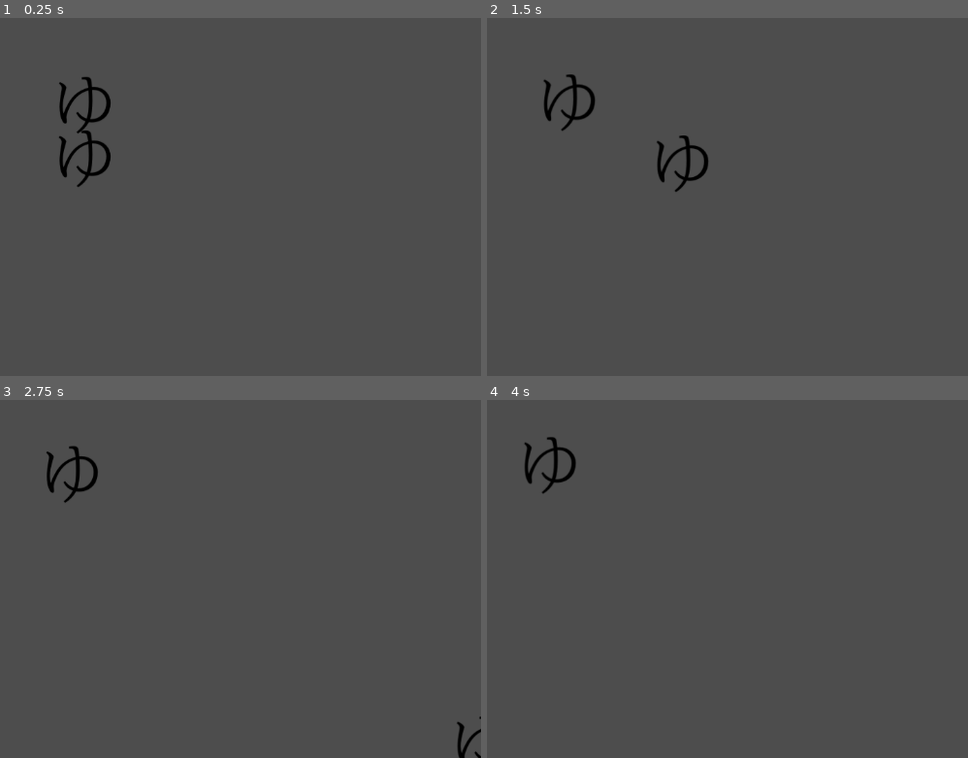
Above: before the commit, frames 1-4 (two rows, left to right).
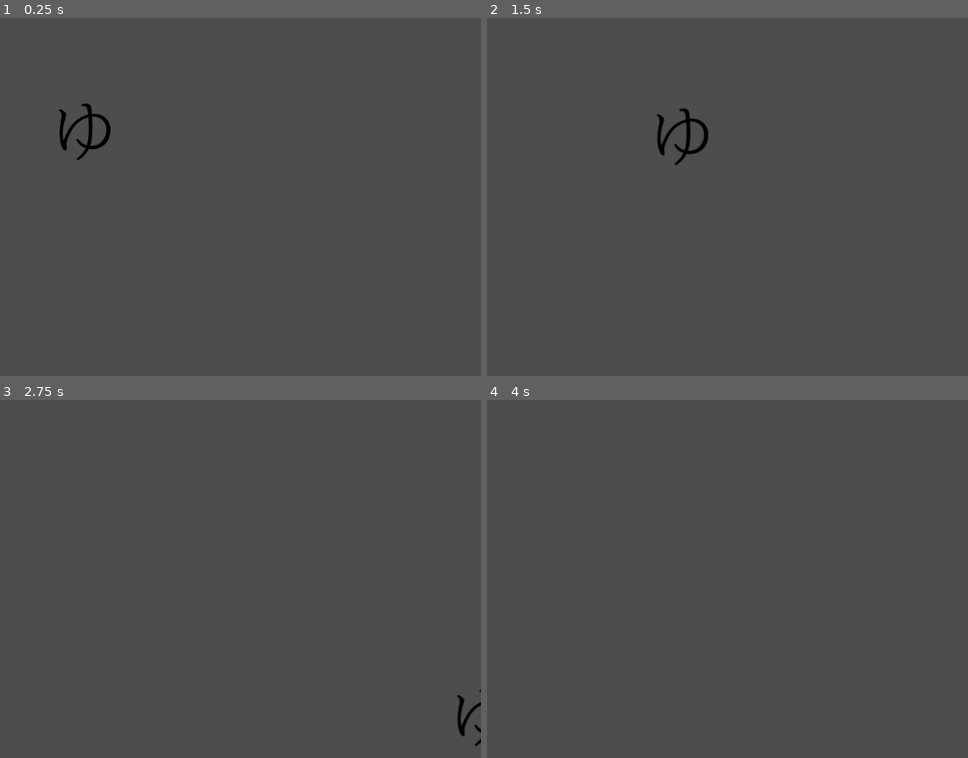
Above: after the commit, the same moments.

Repository: geometriccross/aquarium
Game: Godot game, scene res://tscn/main.tscn
Two runs of this game, one before a commit and one after it. Both use one fixed random seed, a clock stepped at 60 frames per second and the inputs below.
Inputs:
- Up to frame 1 (0.25 s): no input
- Up to frame 2 (1.5 s): tap Enter at 0.5 s; hold D 0.53-1.28 s; hold S from 1.28 s (still down)
- Up to frame 3 (2.75 s): release S at 2.03 s; hold D from 2.03 s (still down)
- Up to frame 4 (4 s): release D at 2.78 s; hold W 2.78-3.53 s; hold A from 3.53 s (still down)

The runs differ from the first frame. In frame 1, 1.1% of the frame differs, in the area x 12-23%, y 16-48%; in frame 2, 1.3%, in the area x 11-46%, y 15-49%; in frame 3, 0.8%; in frame 4, 0.5%.

Commit message:
魚のセンサー範囲を拡大

Diff:
--- a/tscn/fish.tscn
+++ b/tscn/fish.tscn
@@ -22,6 +22,15 @@
 [node name="front_sensor" parent="." instance=ExtResource("3_tvejb")]
 position = Vector2(48, 0)
 
+[node name="ray_top" parent="front_sensor" index="1"]
+target_position = Vector2(120, 0)
+
+[node name="ray_mid" parent="front_sensor" index="2"]
+target_position = Vector2(200, 0)
+
+[node name="ray_low" parent="front_sensor" index="3"]
+target_position = Vector2(120, 0)
+
 [node name="top_sensor" parent="." instance=ExtResource("3_tvejb")]
 position = Vector2(0, -42)
 rotation = -1.57079
@@ -30,13 +39,13 @@
 position = Vector2(8, -1.77701e-05)
 
 [node name="ray_top" parent="top_sensor" index="1"]
-target_position = Vector2(50, 0)
+target_position = Vector2(75, 0)
 
 [node name="ray_mid" parent="top_sensor" index="2"]
-target_position = Vector2(55, -0.00012217)
+target_position = Vector2(80, 0)
 
 [node name="ray_low" parent="top_sensor" index="3"]
-target_position = Vector2(50, 0)
+target_position = Vector2(75, 0)
 
 [node name="low_sensor" parent="." instance=ExtResource("3_tvejb")]
 position = Vector2(0, 42)
@@ -46,13 +55,13 @@
 position = Vector2(8, 1.77701e-05)
 
 [node name="ray_top" parent="low_sensor" index="1"]
-target_position = Vector2(40, 0)
+target_position = Vector2(60, 0)
 
 [node name="ray_mid" parent="low_sensor" index="2"]
-target_position = Vector2(40, 0)
+target_position = Vector2(75, 0)
 
 [node name="ray_low" parent="low_sensor" index="3"]
-target_position = Vector2(40, 0)
+target_position = Vector2(60, 0)
 
 [editable path="front_sensor"]
 [editable path="top_sensor"]
--- a/tscn/main.tscn
+++ b/tscn/main.tscn
@@ -7,8 +7,3 @@
 [node name="fish" parent="." instance=ExtResource("1_otopm")]
 position = Vector2(562, 285)
 gravity_scale = 0.0
-
-[node name="fish2" parent="." instance=ExtResource("1_otopm")]
-position = Vector2(562, 285)
-gravity_scale = 0.0
-manual_control = false
Not shown: 1 places in tscn/fish.tscn that only renumber resources
